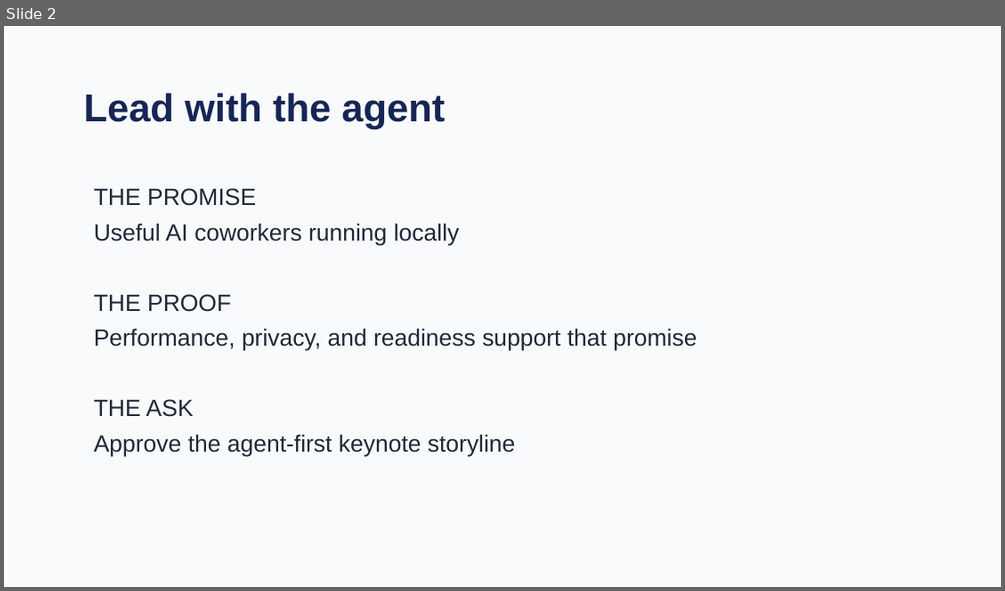
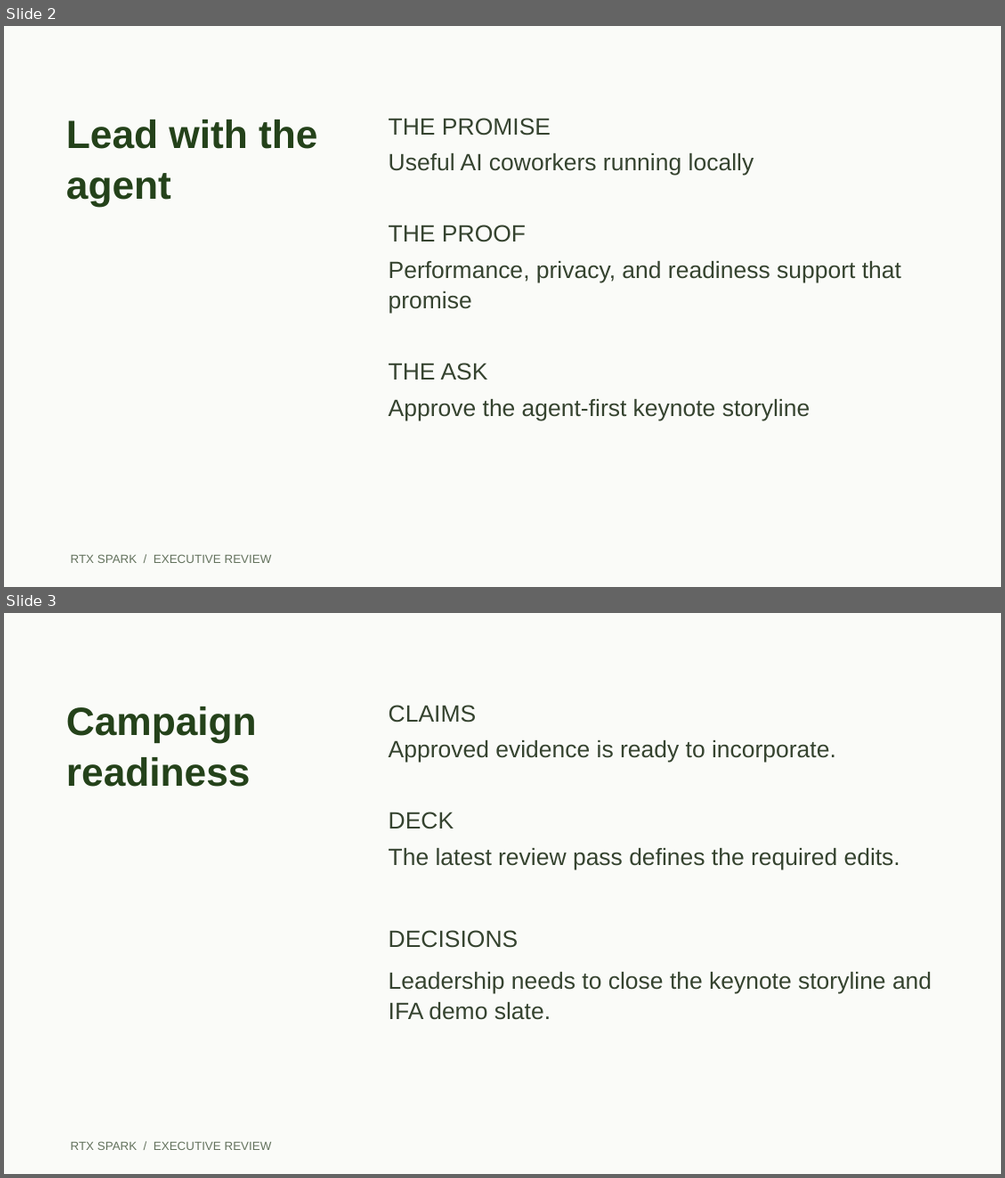
Before and after one commit to CalebJKim/chief-of-staff-agent, a slide deck: demo/templates/rtx-spark-exec-review.pptx. Shown one above the other, each under a label of ours: slide 2 before the commit, slides 2 and 3 after it. The pictures are 1005x591 and 1005x1178 pixels, drawn with LibreOffice and Linux fonts; fonts in the diff are those of the drawing. Boxes give left, top, right and bottom in pixels: in the first picture for what was removed or moved away, otherwise in the second. Text is boxed around its words. In the diff, an @@ line names an element or a change of style, - is before the commit and + after.

Commit message:
Refine Chief of Staff demo workflow and validate tracker and draft actions

```diff
--- a/demo/templates/rtx-spark-exec-review.pptx
+++ b/demo/templates/rtx-spark-exec-review.pptx
@@ slide 3 added at [4, 613, 1001, 1174], background #FAFBF8 @@
@@ text added at [66, 706, 257, 787], 28.5 pt, text #24421A, bold @@
+Campaign readiness
@@ text added at [388, 705, 931, 1020], 17 pt, text #35432F @@
+CLAIMS
+Approved evidence is ready to incorporate.
+DECK
+The latest review pass defines the required edits.
+DECISIONS
+Leadership needs to close the keynote storyline and IFA demo slate.
@@ text added at [71, 1141, 272, 1150], 8.6 pt, text #64735E @@
+RTX SPARK / EXECUTIVE REVIEW
@@ slide 2 changed as well @@
@@ background #F8FAFC to #FAFBF8 @@
@@ text "Lead with the agent": place and size @@
-text "Lead with the agent" at [84, 93, 445, 129]
+text "Lead with the agent" at [66, 119, 317, 206]
@@ text "Lead with the agent" at [66, 119, 317, 206]: size 28 to 28.5 pt, text colour #172554 to #24421A; line spacing 1.05 to 1.08 @@
@@ text "THE PROMISE": place and size @@
-text "THE PROMISE" at [94, 188, 696, 457]
+text "THE PROMISE" at [388, 118, 901, 420]
@@ text "THE PROMISE" at [388, 118, 901, 420]: text colour #1F2937 to #35432F; line spacing 1.05 to 1.08 @@
@@ text added at [71, 554, 272, 563], 8.6 pt, text #64735E @@
+RTX SPARK / EXECUTIVE REVIEW
```
Also in this commit, not shown: 5 other slides changed, 3 other slides added, 4 slides removed, 26 other files.
